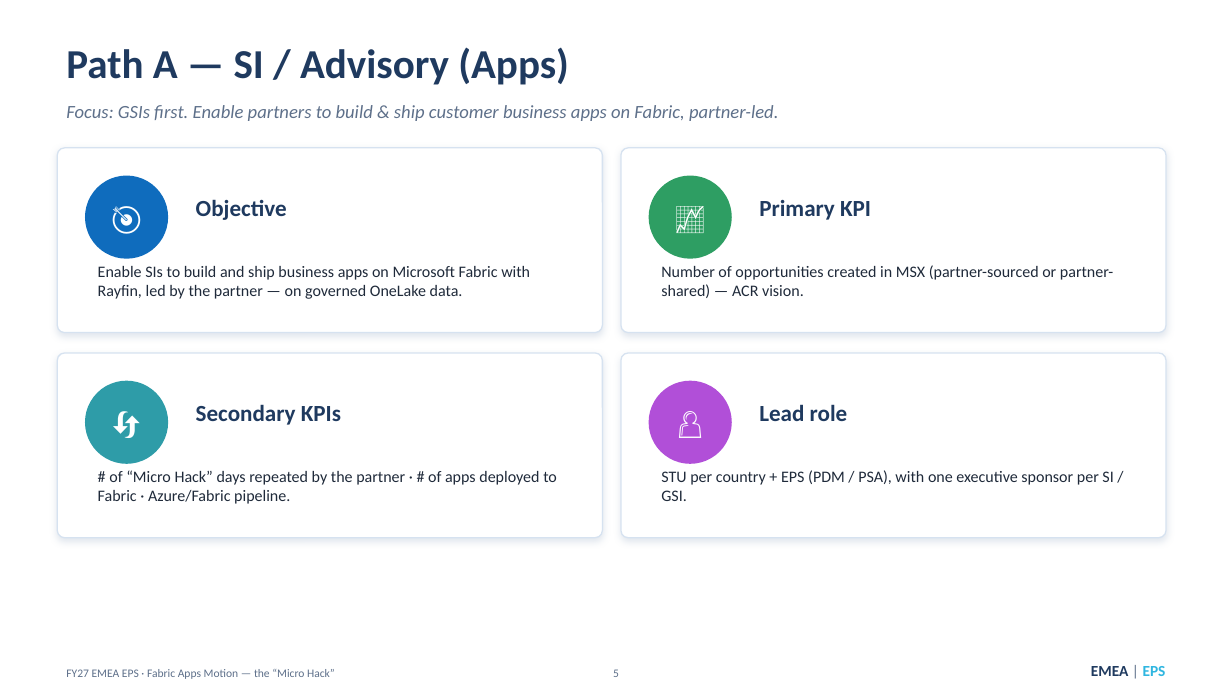
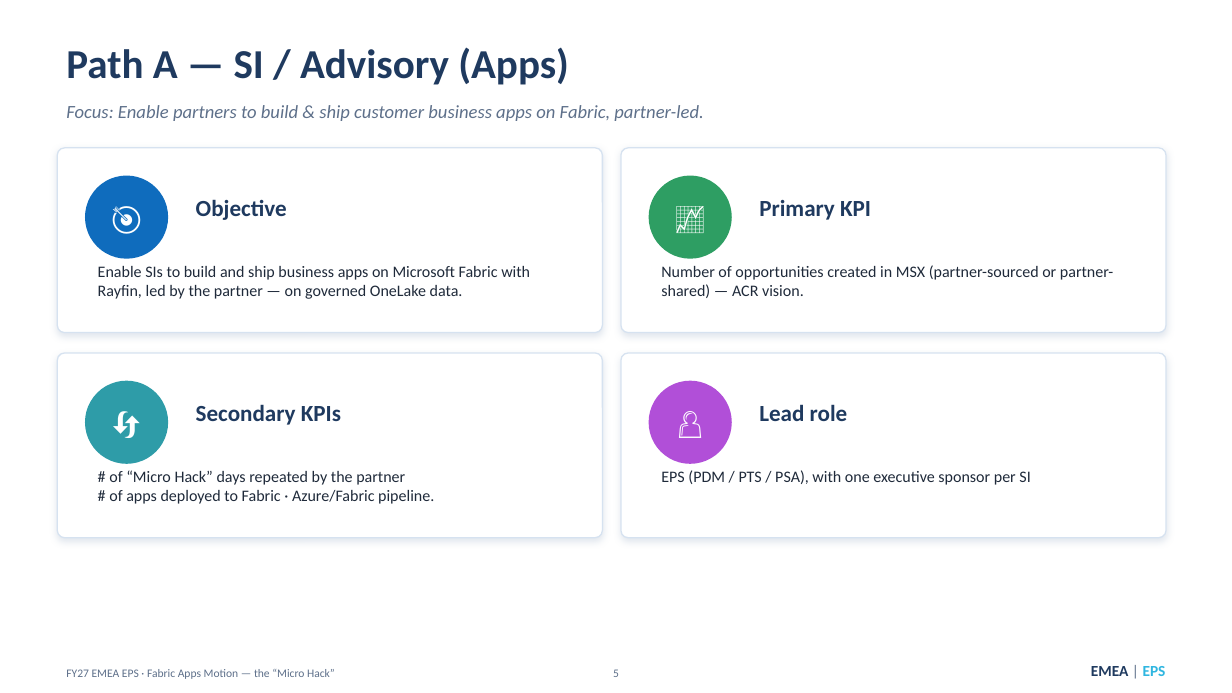
Before and after one commit to fredgis/FY27FabricMotion, a slide deck: slide 5 of docs/FY27 EMEA EPS - Fabric Apps Motion - Micro Hack.pptx. Drawn at 1232x693 pixels with LibreOffice and Linux fonts; fonts in the diff are those of the drawing; background and template pictures are left out. Boxes give left, top, right and bottom in pixels: in the first picture for what was removed or moved away, otherwise in the second. Text is boxed around its words. In the diff, an @@ line names an element or a change of style, - is before the commit and + after.

```diff
--- a/docs/FY27 EMEA EPS - Fabric Apps Motion - Micro Hack.pptx
+++ b/docs/FY27 EMEA EPS - Fabric Apps Motion - Micro Hack.pptx
@@ text at <box>66,105,703,121</box>: text changed @@
-Focus: GSIs first. Enable partners to build & ship customer business apps on Fabric, partner-led.
+Focus: Enable partners to build & ship customer business apps on Fabric, partner-led.
@@ text at <box>109,470,434,504</box>: text changed @@
-# of “Micro Hack” days repeated by the partner · # of apps deployed to Fabric · Azure/Fabric pipeline.
+# of “Micro Hack” days repeated by the partner
+# of apps deployed to Fabric · Azure/Fabric pipeline.
@@ text at <box>661,470,1030,485</box>: text changed @@
-STU per country + EPS (PDM / PSA), with one executive sponsor per SI / GSI.
+EPS (PDM / PTS / PSA), with one executive sponsor per SI
```
Also in this commit, not shown: 8 other slides changed.
